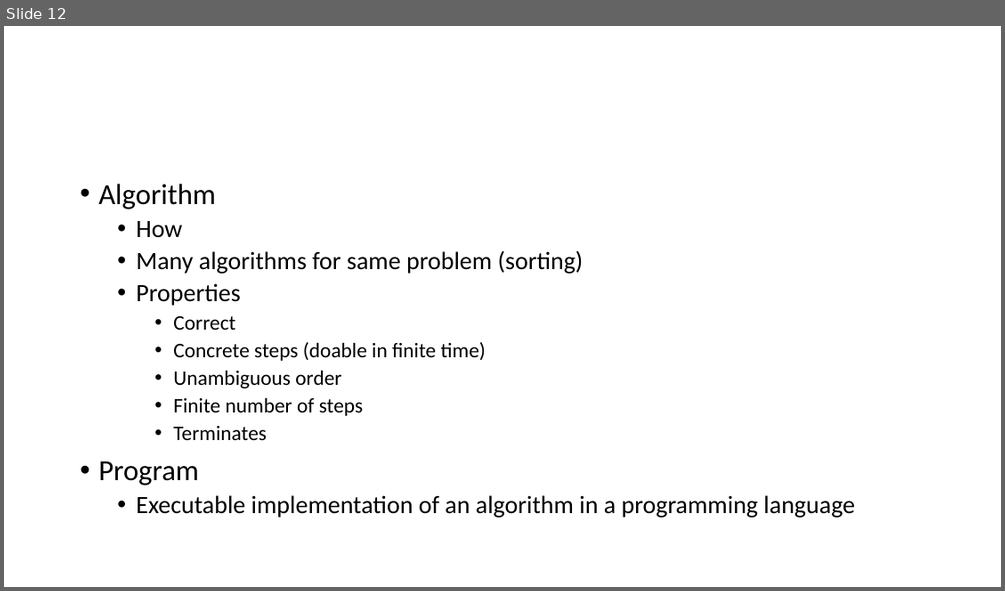
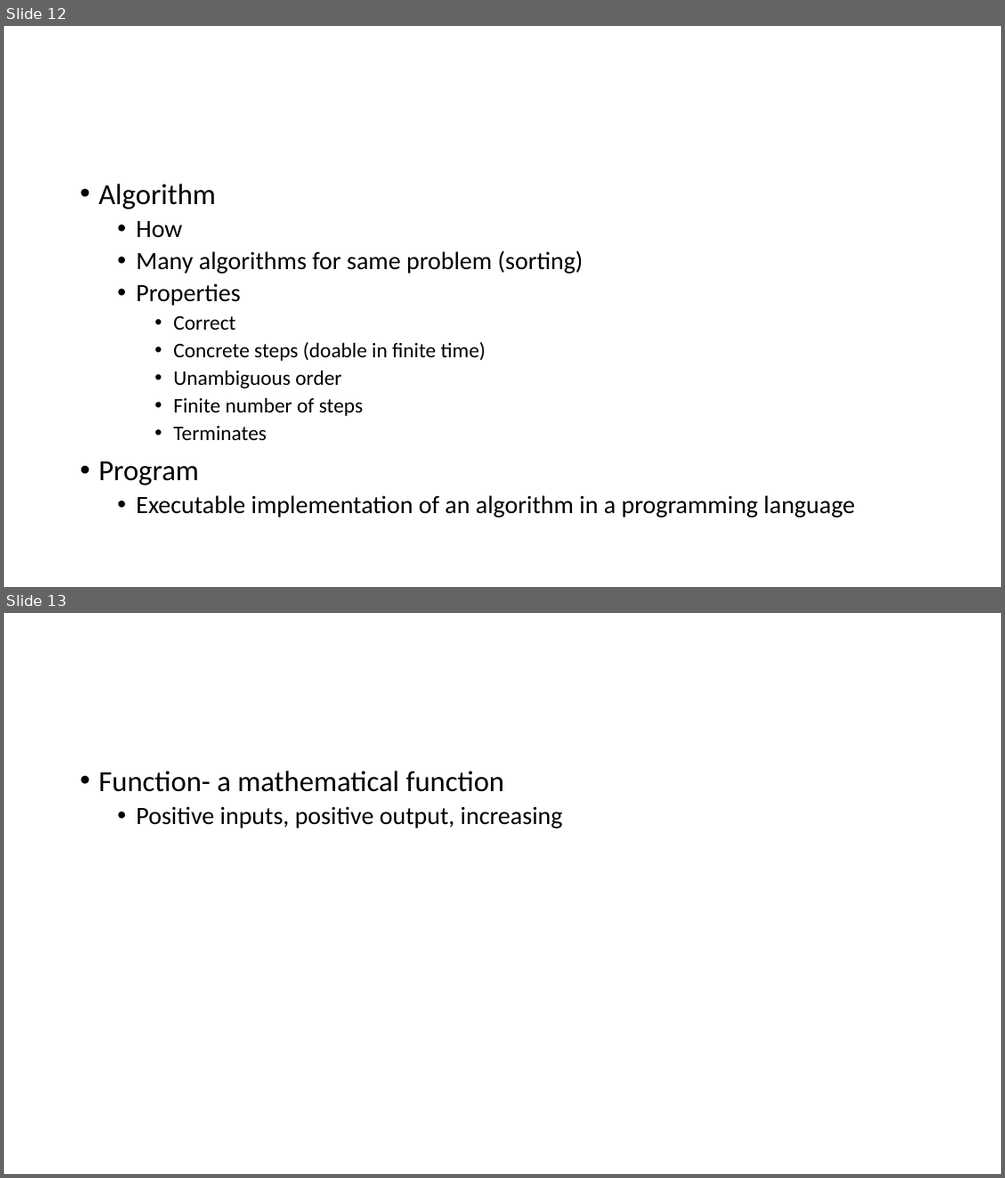
Before and after one commit to skalakm/232, a slide deck: notes.pptx. Shown one above the other, each under a label of ours: slide 12 before the commit, slides 12 and 13 after it. The pictures are 1005x591 and 1005x1178 pixels, drawn with LibreOffice and Linux fonts; fonts in the diff are those of the drawing. Boxes give left, top, right and bottom in pixels: in the first picture for what was removed or moved away, otherwise in the second. Text is boxed around its words. In the diff, an @@ line names an element or a change of style, - is before the commit and + after.

```diff
--- a/notes.pptx
+++ b/notes.pptx
@@ slide 13 added at (x1=4, y1=613, x2=1001, y2=1174), background #FFFFFF @@
@@ text added at (x1=98, y1=771, x2=563, y2=828), 24 pt, text #000000 @@
+• Function- a mathematical function
+  • Positive inputs, positive output, increasing
```
Also in this commit, not shown: 9 other slides added.
